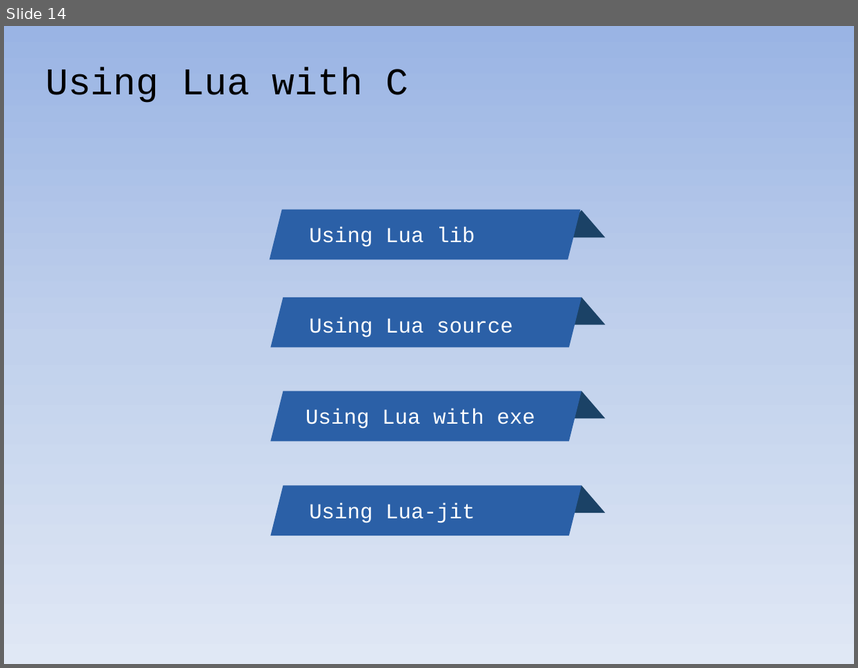
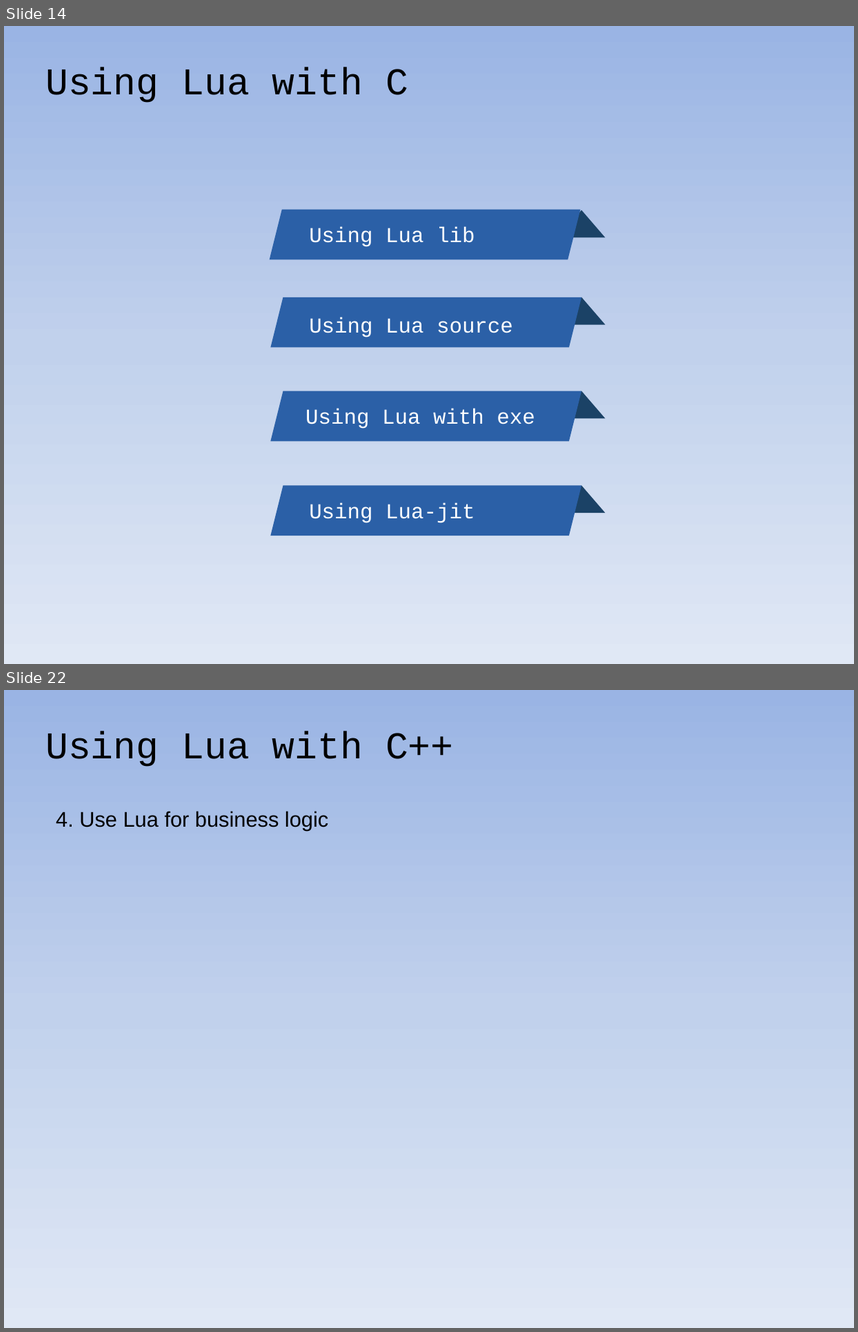
Before and after one commit to warmwine/newbie-clua, a slide deck: doc/newbie-clua.pptx. Shown one above the other, each under a label of ours: slide 14 before the commit, slides 14 and 22 after it; the slides between them are not shown. The pictures are 858x668 and 858x1332 pixels, drawn with LibreOffice and Linux fonts; fonts in the diff are those of the drawing. Boxes give left, top, right and bottom in pixels: in the first picture for what was removed or moved away, otherwise in the second. Text is boxed around its words. In the diff, an @@ line names an element or a change of style, - is before the commit and + after.

```diff
--- a/doc/newbie-clua.pptx
+++ b/doc/newbie-clua.pptx
@@ slide 22 added at (4,690,854,1328), background gradient #9AB5E4 to #C2D1ED to #E1E8F5 @@
@@ text added at (45,731,454,767), 32 pt, text #000000 @@
+Using Lua with C++
@@ text added at (56,811,328,830), 18 pt, text #000000 @@
+4. Use Lua for business logic
```
Also in this commit, not shown: 6 slides changed, 10 other slides added, 9 slides removed.
